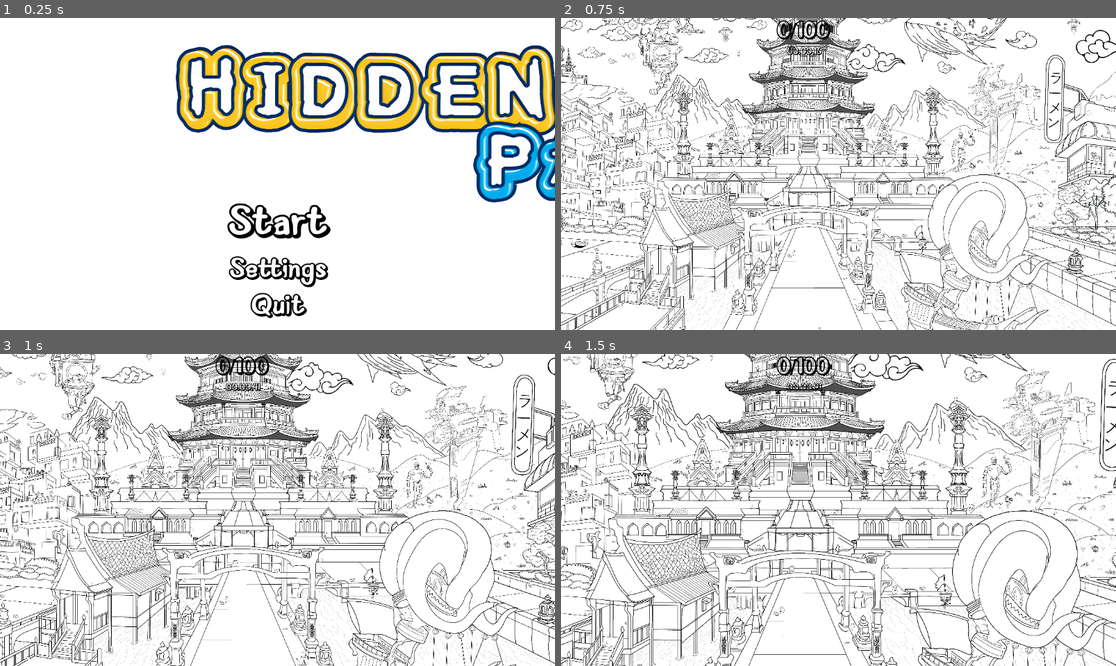
Above: before the commit, frames 1-4 (two rows, left to right).
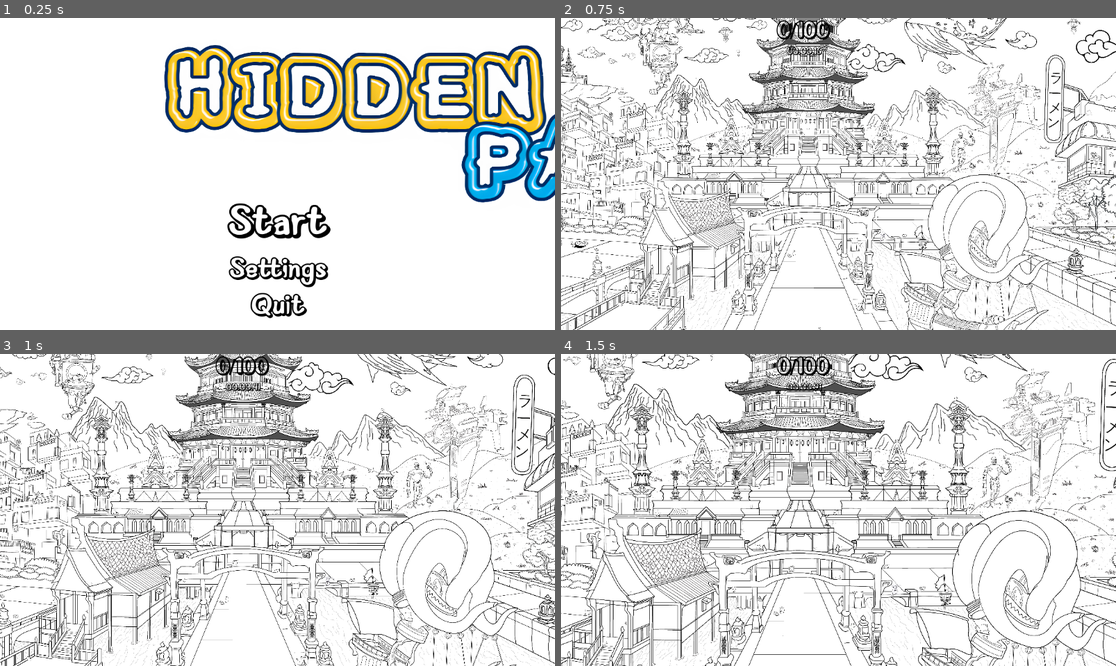
Above: after the commit, the same moments.

Repository: Wpan0n/_HiddenPaws_
Game: Godot game, scene res://scences/main_menu.tscn
Same seed, same stepped clock (60 frames per second), same inputs: the game is played once before the commit and once after it.
Inputs (mouse positions are in pixels of both pictures, inside the frame that each line leads up to):
- Up to frame 1 (0.25 s): no input
- Up to frame 2 (0.75 s): click "Start" at 0.5 s
- Up to frame 3 (1 s): no input
- Up to frame 4 (1.5 s): move the mouse to (960, 494) at 1.27 s; click (960, 494) at 1.42 s

The runs differ from the first frame. In frame 1, 16% of the frame differs, in the area x 29-100%, y 8-60%; in frame 2, nothing differs; in frame 3, nothing differs; in frame 4, nothing differs.

Commit message:
Fireworks

Diff:
--- /dev/null
+++ b/scences/Fireworks.gdshader
@@ -0,0 +1,14 @@
+shader_type canvas_item;
+
+void vertex() {
+	// Called for every vertex the material is visible on.
+}
+
+void fragment() {
+	// Called for every pixel the material is visible on.
+}
+
+//void light() {
+	// Called for every pixel for every light affecting the CanvasItem.
+	// Uncomment to replace the default light processing function with this one.
+//}
--- /dev/null
+++ b/scences/Fireworks.tscn
@@ -0,0 +1,17 @@
+[gd_scene load_steps=3 format=3 uid="uid://cnc4535rdo5yh"]
+
+[ext_resource type="Shader" path="res://shader/Fireworks.gdshader" id="1_vbh0n"]
+
+[sub_resource type="ShaderMaterial" id="ShaderMaterial_xkudr"]
+shader = ExtResource("1_vbh0n")
+shader_parameter/TWOPI = 6.28319
+shader_parameter/NUM_EXPLOSIONS = 10
+shader_parameter/NUM_PARTICLES = 30
+shader_parameter/MOD3 = Vector3(0.1031, 0.11369, 0.13787)
+
+[node name="Fireworks" type="Node2D"]
+
+[node name="ColorRect" type="ColorRect" parent="."]
+material = SubResource("ShaderMaterial_xkudr")
+offset_right = 6000.0
+offset_bottom = 4000.0
--- a/scences/main_menu.tscn
+++ b/scences/main_menu.tscn
@@ -76,7 +76,7 @@
 text = "Quit"
 
 [node name="Sprite2D" type="Sprite2D" parent="."]
-position = Vector2(984, 219)
+position = Vector2(960, 219)
 scale = Vector2(0.422056, 0.422056)
 texture = ExtResource("4_lkhfy")
 
--- /dev/null
+++ b/shader/Fireworks.gdshader
@@ -0,0 +1,84 @@
+// Fireworks shader
+// Based on shadertoy shader by Martijn Steinrucken aka BigWings - 2015
+// (https://www.shadertoy.com/view/lscGRl)
+
+shader_type canvas_item;
+
+uniform float TWOPI = 6.283185307179586;
+uniform int NUM_EXPLOSIONS = 8;
+uniform int NUM_PARTICLES = 70;
+
+
+// Noise functions by Dave Hoskins
+uniform vec3 MOD3 = vec3(0.1031, 0.11369, 0.13787);
+
+vec3 hash31(float p) {
+    vec3 p3 = fract(vec3(p) * MOD3);
+    p3 += dot(p3, p3.yzx + 19.19);
+    return fract(vec3((p3.x + p3.y) * p3.z, (p3.x + p3.z) * p3.y, (p3.y + p3.z) * p3.x));
+}
+
+float hash12(vec2 p) {
+    vec3 p3 = fract(vec3(p.xy, 0.0) * MOD3);
+    p3 += dot(p3, p3.yzx + 19.19);
+    return fract((p3.x + p3.y) * p3.z);
+}
+
+float circ(vec2 uv, vec2 pos, float size) {
+    uv -= pos;
+    size *= size;
+    return smoothstep(size * 1.1, size, dot(uv, uv));
+}
+
+float lighter(vec2 uv, vec2 pos, float size) {
+    uv -= pos;
+    size *= size;
+    return size / dot(uv, uv);
+}
+
+vec3 explosion(vec2 uv, vec2 p, float seed, float t) {
+    vec3 col = vec3(0.0);
+    vec3 en = hash31(seed);
+    vec3 baseCol = en;
+
+    for (int i = 0; i < NUM_PARTICLES; i++) {
+        vec3 n = hash31(float(i)) - 0.5;
+        vec2 startP = p - vec2(0.0, t * t * 0.1);
+        vec2 endP = startP + normalize(n.xy) * n.z;
+        float pt = 1.0 - pow(t - 1.0, 2.0);
+        vec2 pos = mix(p, endP, pt);
+        float size = mix(0.01, 0.005, smoothstep(0.0, 0.1, pt));
+        size *= smoothstep(1.0, 0.1, pt);
+        float sparkle = (sin((pt + n.z) * 100.0) * 0.5 + 0.5);
+        sparkle = pow(sparkle, pow(en.x, 3.0) * 50.0) * mix(0.01, 0.01, en.y * n.y);
+        float B = smoothstep(en.x - en.z, en.x + en.z, t) * smoothstep(en.y + en.z, en.y - en.z, t);
+        size += sparkle * B;
+        col += baseCol * lighter(uv, pos, size);
+    }
+
+    return col;
+}
+
+void fragment() {
+    vec2 iResolution = vec2(1024.0, 600.0);
+    vec2 uv = FRAGCOORD.xy / iResolution.xy;
+    uv.x -= 0.5;
+    uv.x *= iResolution.x / iResolution.y;
+
+    float n = hash12(uv + 10.0);
+    float t = TIME * 0.5;
+    vec3 c = vec3(0.0);
+
+    for (int i = 0; i < NUM_EXPLOSIONS; i++) {
+        float et = t + float(i) * 1234.45235;
+        float id = floor(et);
+        et -= id;
+        vec2 p = hash31(id).xy;
+        p.x -= 0.5;
+        p.x *= 1.6;
+        c += explosion(uv, p, id, et);
+    }
+
+    float alpha = 1.0;
+    COLOR = vec4(c, alpha);
+}
